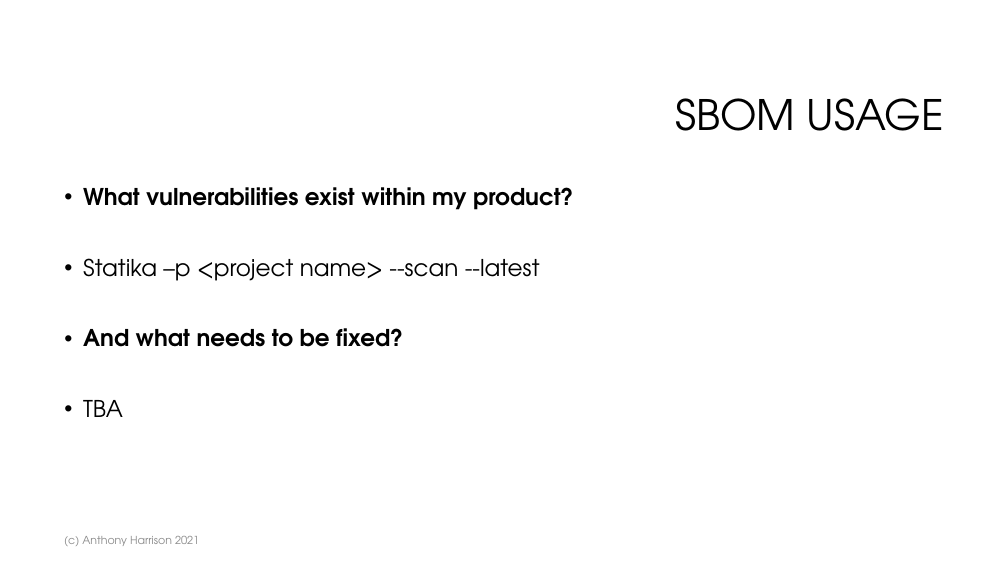
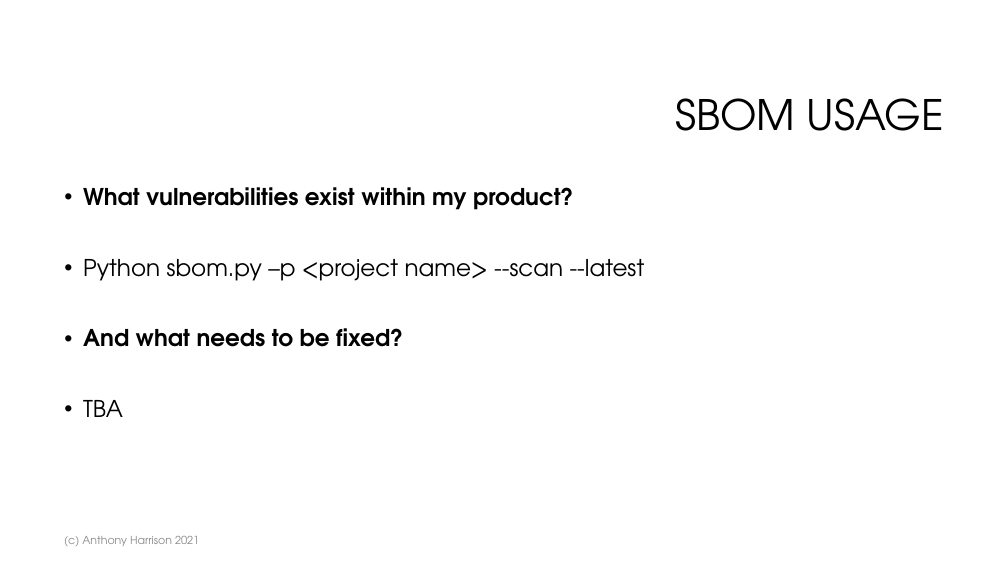
Before and after one commit to anthonyharrison/sbom-manager, a slide deck: slide 19 of doc/Managing SBOMs.pptx. Drawn at 1008x567 pixels with LibreOffice and Linux fonts; fonts in the diff are those of the drawing; background and template pictures are left out. Boxes give left, top, right and bottom in pixels: in the first picture for what was removed or moved away, otherwise in the second. Text is boxed around its words. In the diff, an @@ line names an element or a change of style, - is before the commit and + after.

```diff
--- a/doc/Managing SBOMs.pptx
+++ b/doc/Managing SBOMs.pptx
@@ text at bbox=[83, 259, 645, 281]: text changed @@
-• Statika –p <project name> --scan --latest
+• Python sbom.py –p <project name> --scan --latest
```
Also in this commit, not shown: 6 other slides changed, 4 other files.
